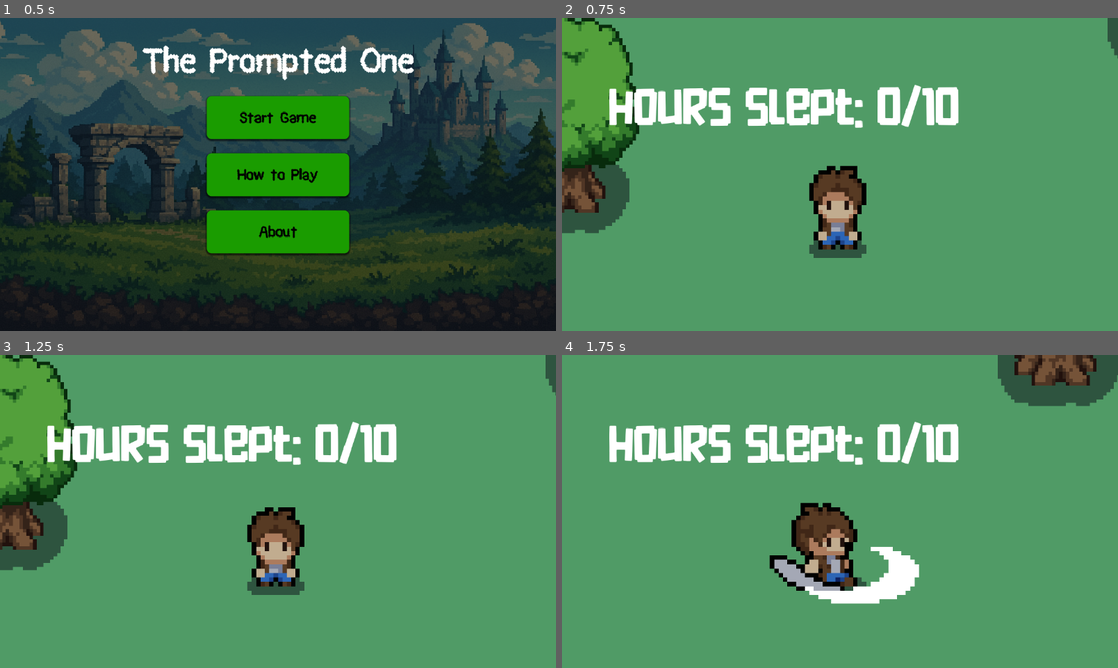
Above: before the commit, frames 1-4 (two rows, left to right).
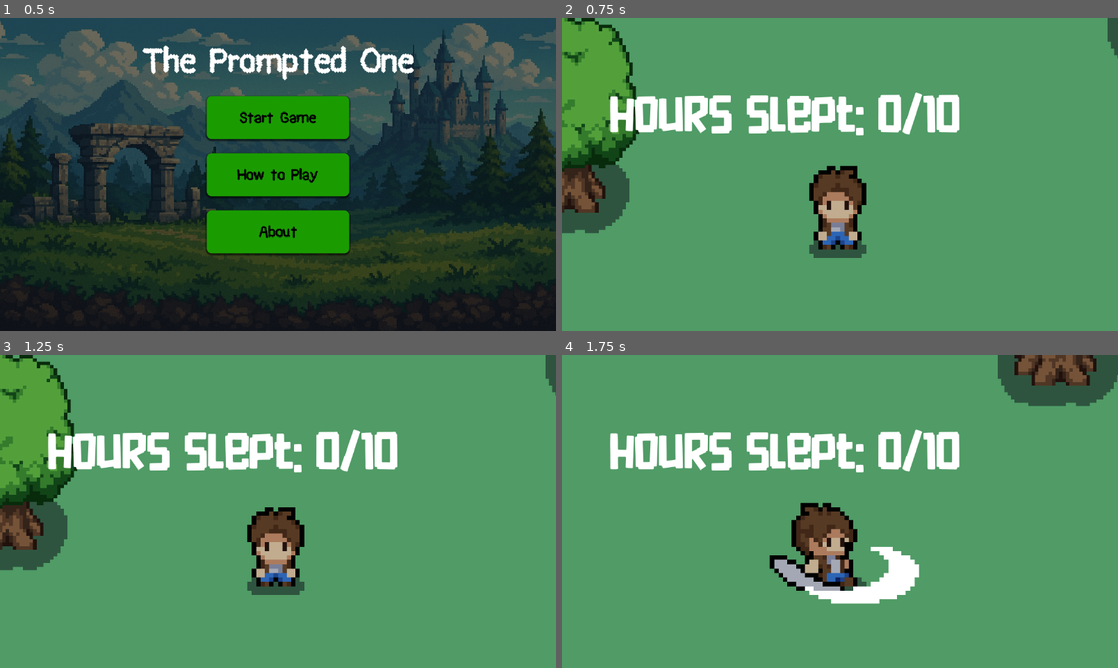
Above: after the commit, the same moments.

Repository: lucas-tremaroli/nordic-gamejam
Game: Godot game, scene res://scenes/main_menu.tscn
Same seed, same stepped clock (60 frames per second), same inputs: the game is played once before the commit and once after it.
Inputs:
- Up to frame 1 (0.5 s): no input
- Up to frame 2 (0.75 s): click "Start Game" at 0.5 s
- Up to frame 3 (1.25 s): no input
- Up to frame 4 (1.75 s): hold Right (ui_right) from 1.28 s (still down); tap E (Attack) at 1.35 s

Frame 1 is identical in both runs. In frame 2, 4.6% of the frame differs, in the area x 8-72%, y 21-38%; in frame 3, 4.6%; in frame 4, 4.6%.

Commit message:
Cast hours slept to int

Diff:
--- a/scenes/world.tscn
+++ b/scenes/world.tscn
@@ -185,20 +185,20 @@
 
 [node name="HealthBar" type="ProgressBar" parent="CanvasLayer"]
 z_index = 1
-offset_left = 2102.0
-offset_top = 141.0
-offset_right = 2769.0
-offset_bottom = 228.0
+offset_left = 2184.0
+offset_top = 153.0
+offset_right = 2851.0
+offset_bottom = 240.0
 theme_override_styles/background = SubResource("StyleBoxFlat_7r4gi")
 theme_override_styles/fill = SubResource("StyleBoxFlat_w7kh3")
 value = 100.0
 show_percentage = false
 
 [node name="HoursSlept" type="Label" parent="CanvasLayer"]
-offset_left = 97.0
-offset_top = 104.0
-offset_right = 815.0
-offset_bottom = 269.0
+offset_left = 99.0
+offset_top = 119.0
+offset_right = 817.0
+offset_bottom = 284.0
 theme_override_fonts/font = ExtResource("8_4mrxx")
 theme_override_font_sizes/font_size = 80
 text = "Hours slept: 0/10"
--- a/scripts/sleep_score_screen.gd
+++ b/scripts/sleep_score_screen.gd
@@ -5,7 +5,7 @@
 
 # Called when the node enters the scene tree for the first time.
 func _ready() -> void:
-	hours_label.text = "You Slept \n %.1f Hours" % Global.score
+	hours_label.text = "You Slept \n %d Hours" % Global.score
 
 
 func _on_wake_up_button_pressed() -> void:
--- a/scripts/world.gd
+++ b/scripts/world.gd
@@ -40,15 +40,6 @@
 		$BackgroundMusicAudioStreamPlayer.play()
 
 
-func end_dream_and_show_score(hours_slept: float):
-	var score_screen = preload("res://scenes/SleepScoreScreen.tscn").instantiate()
-	add_child(score_screen)
-	score_screen.set_score(hours_slept)
-	# Optional: Pause the game while the screen is shown
-	get_tree().paused = true
-	#score_screen.pause_mode = Node.PAUSE_MODE_PROCESS
-
-
 func spawn_enemies():
 	if enemy_timer > enemy_timer_threshold:
 		var enemy = enemy_scene.instantiate()
@@ -66,5 +57,5 @@
 
 func _on_score_timer_timeout() -> void:
 	Global.seconds_survived += 1
-	Global.score = floor(Global.seconds_survived / 20)
-	hours_slept_label.text = "Hours slept: " + str(Global.score) + "/10"
+	Global.score = int(floor(Global.seconds_survived / 10))
+	hours_slept_label.text = "Hours slept: %d/10" % Global.score
